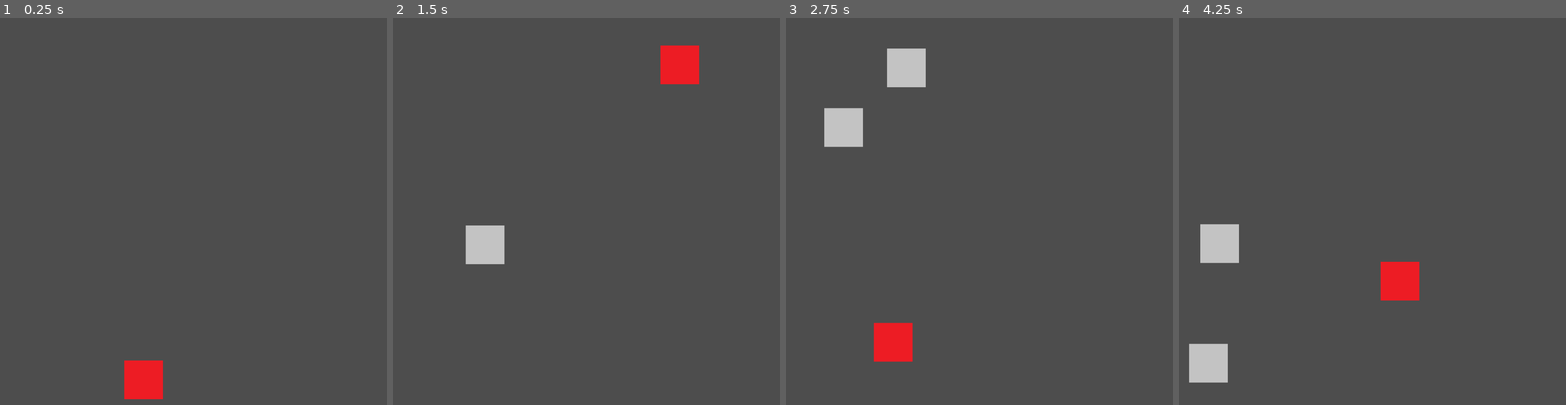
Above: before the commit, frames 1-4 (left to right).
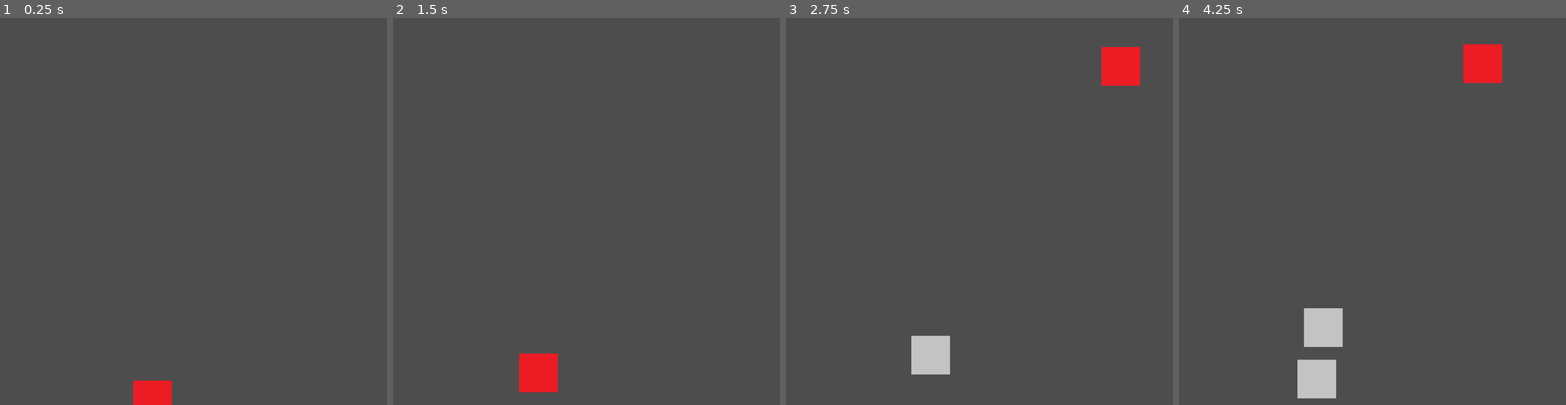
Above: after the commit, the same moments.

Repository: NitenOS/Spaceship
Game: Godot game, scene res://Level/LVL_Main.tscn
Same seed, same stepped clock (60 frames per second), same inputs: the game is played once before the commit and once after it. The project has no main scene, so this scene is started directly.
Inputs:
- Up to frame 1 (0.25 s): no input
- Up to frame 2 (1.5 s): hold Right (ui_right) 0.53-1.28 s; tap Z (Change_Control) at 0.6, 1.35 s; hold Down (ui_down) from 1.28 s (still down)
- Up to frame 3 (2.75 s): release Down (ui_down) at 2.03 s; hold Right (ui_right) from 2.03 s (still down); tap Z (Change_Control) at 2.1 s
- Up to frame 4 (4.25 s): release Right (ui_right) at 2.78 s; hold Up (ui_up) 2.78-3.53 s; tap Z (Change_Control) at 2.85, 3.6 s; hold Left (ui_left) from 3.53 s (still down)

The runs differ from the first frame. In frame 1, 0.9% of the frame differs, in the area x 32-45%, y 88-100%; in frame 2, 3.0%; in frame 3, 5.0%; in frame 4, 6.1%, in the area x 2-84%, y 6-99%.

Commit message:
Some bug correction
- Ajust the speed of the asteroids
- Erase the control script for the past control asteroid
- Better asteroid selection with the w/z key

Diff:
--- a/Script/Asteroid.gd
+++ b/Script/Asteroid.gd
@@ -3,7 +3,7 @@
 @onready var visible_on_screen : VisibleOnScreenEnabler2D = $VisibleOnScreenEnabler2D
 var already_on_screen : bool = false
 
-var velocity_multiplier : int = 5
+var velocity_multiplier : int = 1
 var side : int
 
 func _ready():
--- a/Script/Gestion.gd
+++ b/Script/Gestion.gd
@@ -5,18 +5,22 @@
 const texture_placeholder_asteroid_control = preload("res://Asset/Proto_user_rock.png")
 const texture_placeholder_asteroid = preload("res://Asset/Proto_rock.png")
 
-var asteroid_on_screen : Array = [null, null, null, null, null, null, null, null, null, null, null]
+var asteroid_on_screen : Array = []
 var place_on_array : int = 0
 var i : int = 0
 var asteroid_on_control : Node2D
 
-const max_time : int = 1
+const max_time : int = 2
 var time_left : float = max_time
 const max_asteroid : int = 5
 var idx : int = 0
 
 
 func _ready():
+
+	for _i in max_asteroid:
+		asteroid_on_screen.append(null)
+		pass
 
 	# Spawn the first asteroid
 	create_new_asteroid()
@@ -58,17 +62,37 @@
 
 	#Change the asteroid on control
 	if Input.is_action_just_pressed("Change_Control"):
+
+		#Thid case (but the first cause it's logic), the next object isn't an asteroid
 		if asteroid_on_screen[i] == null:
-			for _i in asteroid_on_screen.size():
-				if asteroid_on_screen[_i] != null: i = _i
+			var end_loop : bool = true
+			var init_i = i - 1
+			if init_i == - 1: init_i = asteroid_on_screen.size() - 1
+			#We make a loop of the array from i to i
+			while end_loop:
+				print(i, "test")
+				print(init_i, "init_i")
+				i += 1
+				if i >= asteroid_on_screen.size(): i=0
+				if i == init_i:
+					print("We don't find another asteroid, wait some second please !")
+					end_loop = false
+					pass
+				if asteroid_on_screen[i] != null: end_loop = false
 				pass
 			pass
+
+		#Fist case, the next object is an asteroid and we have the control of an asteroid
 		if asteroid_on_screen[i] != null and asteroid_on_control != null:
 			#Old asteroid on control get neutral texture
+			var asteroid_control : Node2D = asteroid_on_control.get_child(3)
+			asteroid_control.queue_free()
 			var asteroid_sprite : Sprite2D = asteroid_on_control.get_child(1)
 			asteroid_sprite.texture = texture_placeholder_asteroid
 			take_control()
 			pass
+
+		#Second case, the next object is an asteroid and we dont have the control of an asteroid
 		if asteroid_on_screen[i] != null and asteroid_on_control == null:
 			take_control()
 			pass
@@ -78,7 +102,7 @@
 
 	#asteroid_on_screen.sort()
 	#print(i) #UN PRINT
-	#print(asteroid_on_screen) #UN PRINT
+#	print(asteroid_on_screen) #UN PRINT
 	#print(asteroid_on_control) #UN PRINT
 	pass
 
--- a/project.godot
+++ b/project.godot
@@ -11,7 +11,7 @@
 [application]
 
 config/name="Spaceship"
-config/features=PackedStringArray("4.2", "Forward Plus")
+config/features=PackedStringArray("4.1", "Forward Plus")
 config/icon="res://icon.svg"
 
 [display]
